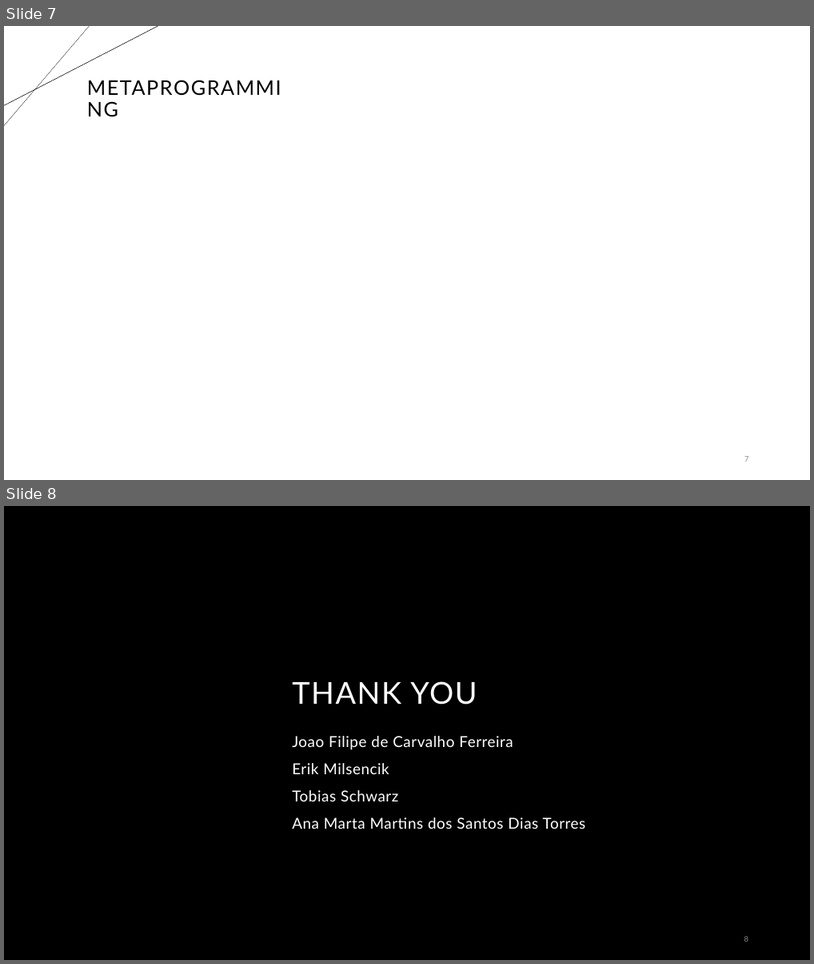
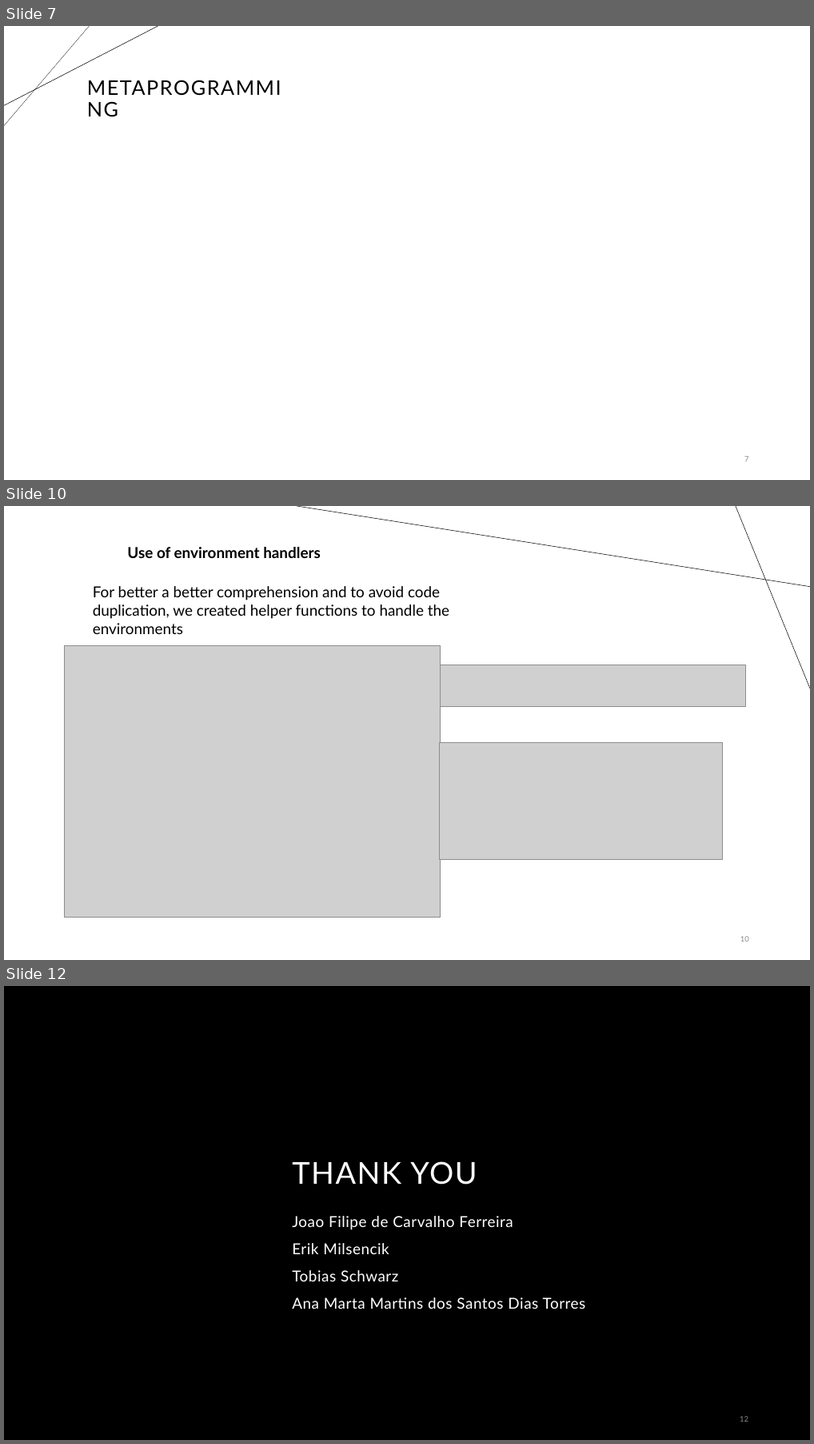
Before and after one commit to ErikMisencik/PaVa_Project, a slide deck: 2024-03-08-Presentation.pptx. Shown one above the other, each under a label of ours: slides 7 and 8 before the commit, slides 7, 10 and 12 after it; the slides between them are not shown. The pictures are 814x964 and 814x1444 pixels, drawn with LibreOffice and Linux fonts; fonts in the diff are those of the drawing; grey boxes stand for pictures; background and template pictures are left out. Boxes give left, top, right and bottom in pixels: in the first picture for what was removed or moved away, otherwise in the second. Text is boxed around its words. In the diff, an @@ line names an element or a change of style, - is before the commit and + after.

Commit message:
fix: lambda functions are now checked first doc: presentation doc now has auc«xiliar functions

```diff
--- a/2024-03-08-Presentation.pptx
+++ b/2024-03-08-Presentation.pptx
@@ slide 10 added at <box>4,506,810,960</box>, background #FFFFFF @@
@@ line added from (810, 587) to (297, 506), #000000 0.5 pt @@
@@ line added from (736, 506) to (810, 688), #000000 0.5 pt @@
@@ text added at <box>127,547,321,558</box>, 18 pt, text #000000, bold @@
+Use of environment handlers
@@ text added at <box>93,586,450,619</box>, 18 pt, text #000000 @@
+For better a better comprehension and to avoid code duplication, we created helper functions to handle the environments
@@ picture added at <box>65,646,440,916</box> @@
@@ picture added at <box>440,664,746,706</box> @@
@@ picture added at <box>439,743,723,860</box> @@
@@ page number added at <box>741,936,750,941</box>, 9 pt, text #8C8C8C @@
+10
@@ what was slide 8 is now slide 12 @@
@@ page number at <box>740,1416,749,1421</box>: text changed @@
-8
+12
```
Also in this commit, not shown: 4 slides changed, 3 other slides added, 1 other file.
